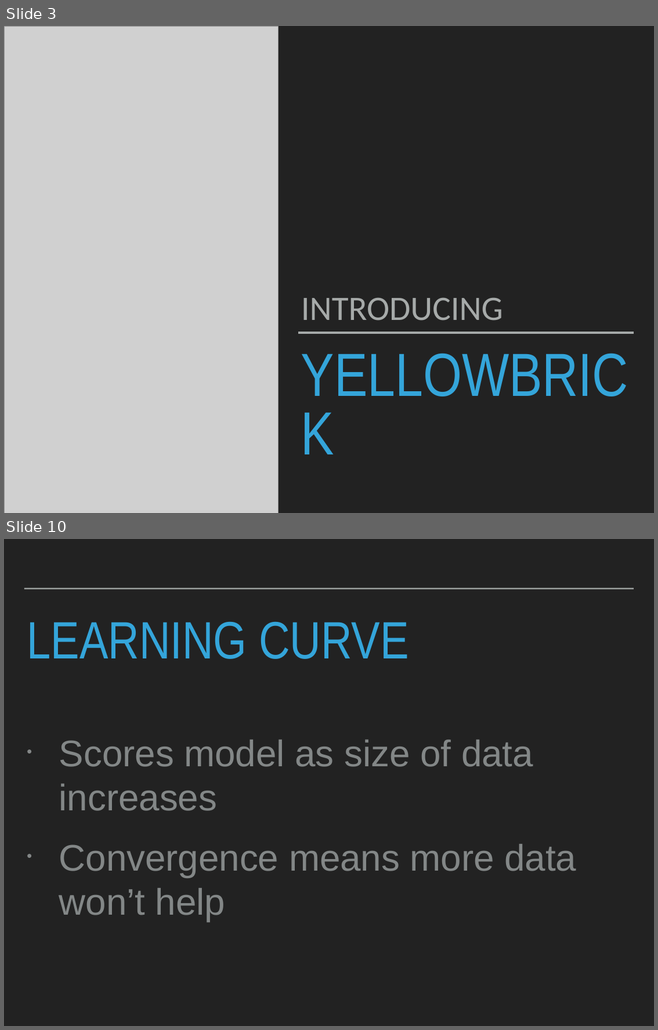
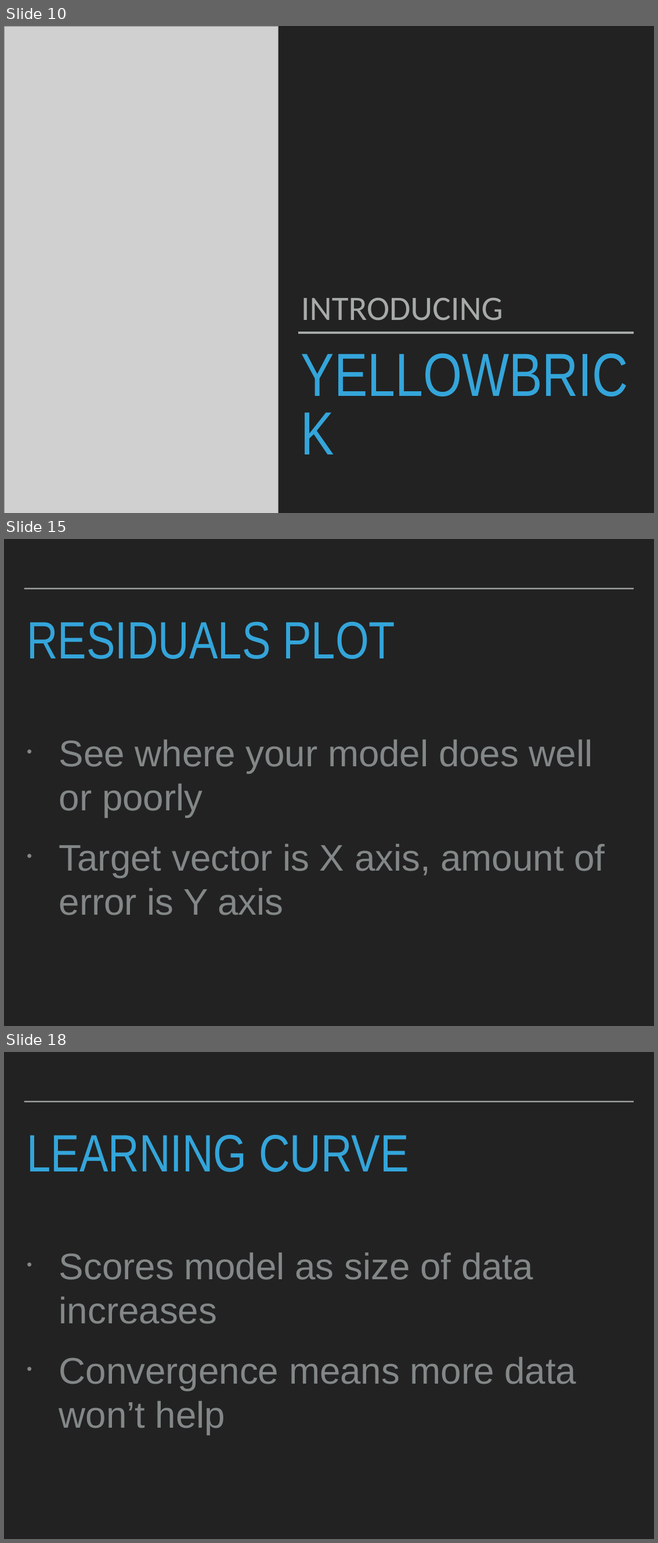
Before and after one commit to patricks1/noble-machine-learning, a slide deck: Session2/Session2_Slides.pptx. Shown one above the other, each under a label of ours: slides 3 and 10 before the commit, slides 10, 15 and 18 after it; the slides between them are not shown. The pictures are 658x1030 and 658x1543 pixels, drawn with LibreOffice and Linux fonts; fonts in the diff are those of the drawing; grey boxes stand for pictures. Boxes give left, top, right and bottom in pixels: in the first picture for what was removed or moved away, otherwise in the second. Text is boxed around its words. In the diff, an @@ line names an element or a change of style, - is before the commit and + after.

```diff
--- a/Session2/Session2_Slides.pptx
+++ b/Session2/Session2_Slides.pptx
@@ slide 15 added at (x1=4, y1=539, x2=654, y2=1026), background #222222; not listed: 1 template element that a slide beside it also shows @@
@@ title added at (x1=27, y1=621, x2=395, y2=659), 82.8 pt, text #34A5DA @@
+RESIDUALS PLOT
@@ text added at (x1=59, y1=740, x2=604, y2=915), 58.2 pt, text #838787 @@
+• See where your model does well or poorly
+• Target vector is X axis, amount of error is Y axis
@@ what was slide 3 is now slide 10 @@
@@ what was slide 10 is now slide 18 @@
```
Also in this commit, not shown: 5 slides changed, 13 other slides added, 3 slides removed, 4 other files.
